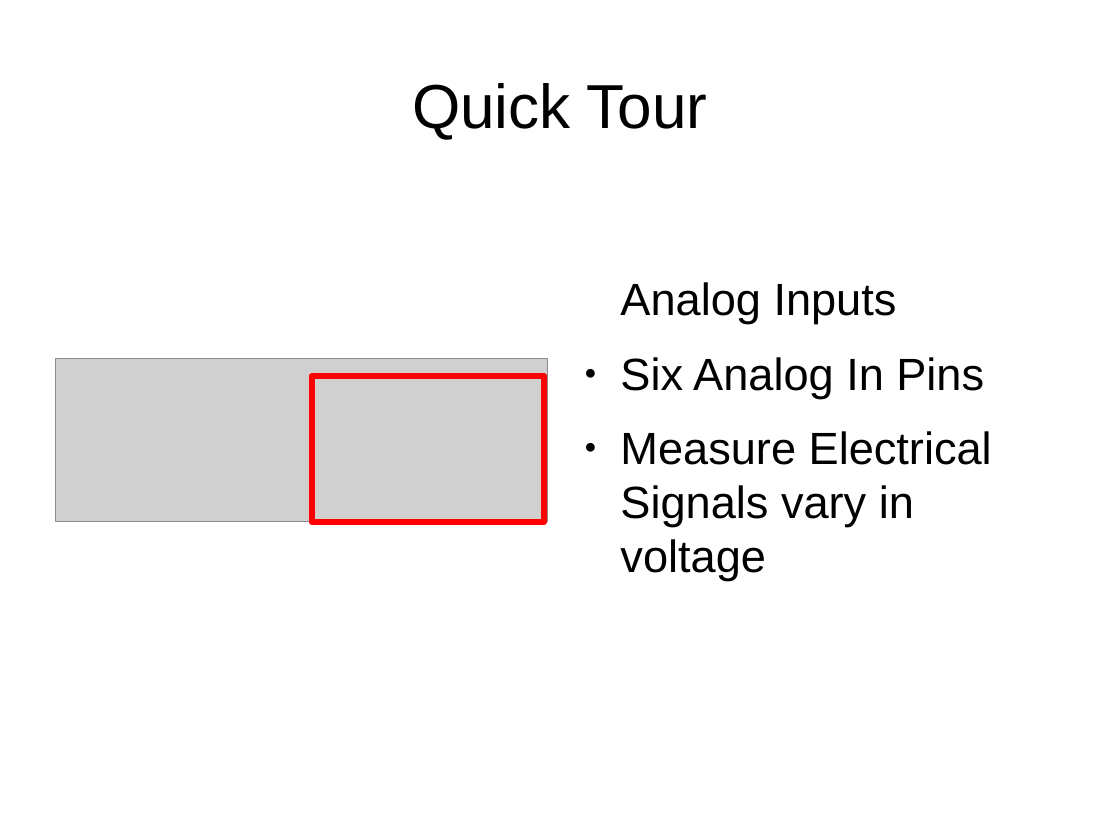
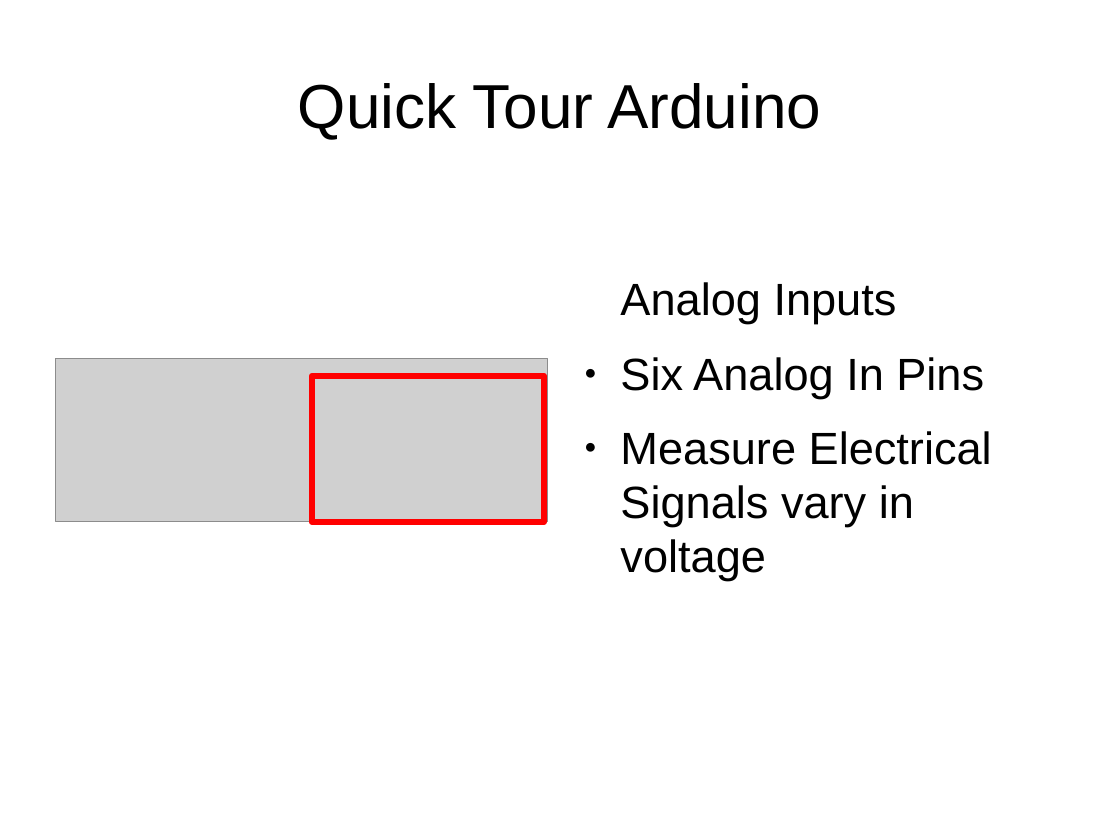
Before and after one commit to dhayanithivijayan/LearnIt, a slide deck: slide 6 of Arduino/Module_1.odp. Drawn at 1120x840 pixels with LibreOffice and Linux fonts; fonts in the diff are those of the drawing; grey boxes stand for pictures. Boxes give left, top, right and bottom in pixels: in the first picture for what was removed or moved away, otherwise in the second. Text is boxed around its words. In the diff, an @@ line names an element or a change of style, - is before the commit and + after.

```diff
--- a/Arduino/Module_1.odp
+++ b/Arduino/Module_1.odp
@@ title at (298,83,821,139): text changed @@
-Quick Tour
+Quick Tour Arduino
```
Also in this commit, not shown: 6 other slides changed, 1 slide added, 1 other file.
